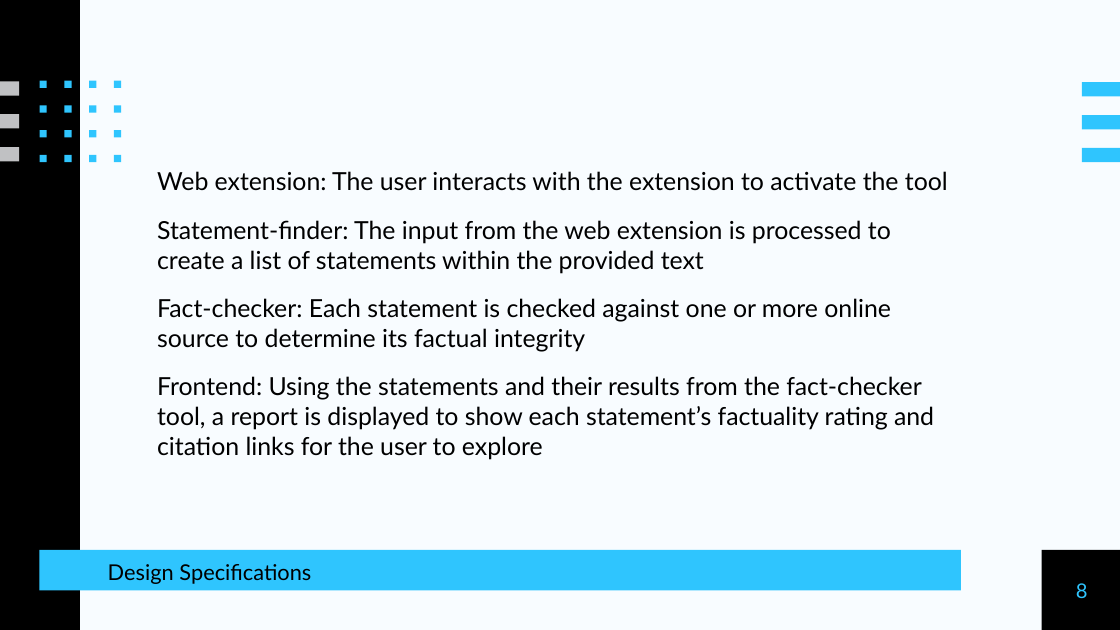
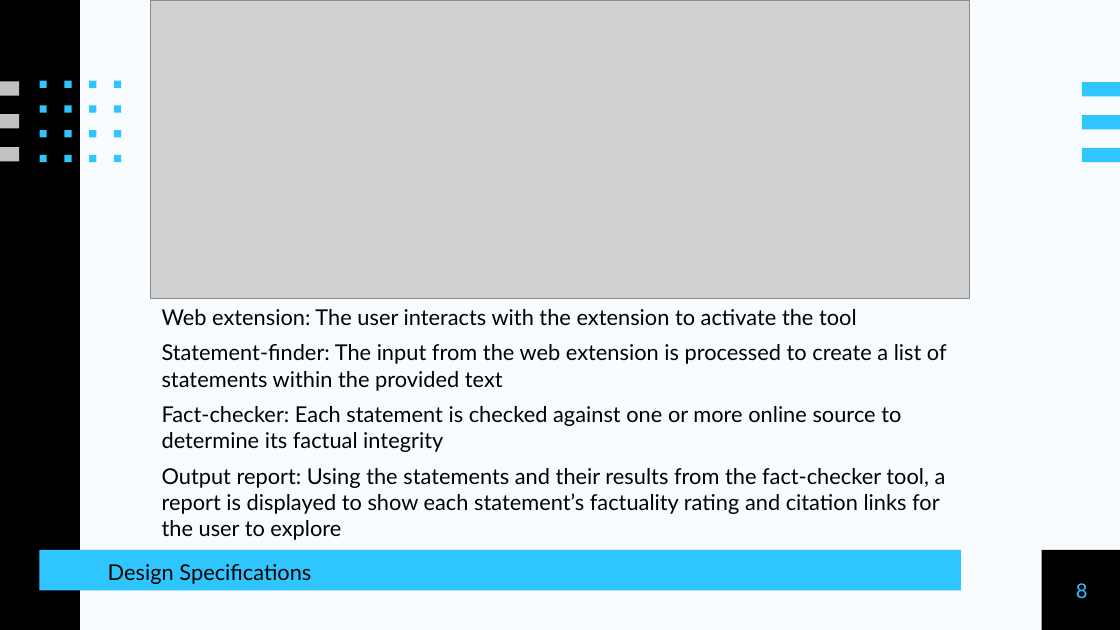
Before and after one commit to anease/senior-design, a slide deck: slide 8 of DeceptionDetective.pptx. Drawn at 1120x630 pixels with LibreOffice and Linux fonts; fonts in the diff are those of the drawing; grey boxes stand for pictures. Boxes give left, top, right and bottom in pixels: in the first picture for what was removed or moved away, otherwise in the second. Text is boxed around its words. In the diff, an @@ line names an element or a change of style, - is before the commit and + after.

```diff
--- a/DeceptionDetective.pptx
+++ b/DeceptionDetective.pptx
@@ picture added at (150,0,969,298) @@
@@ text "Web extension: The user interacts ...": place and size @@
-text "Web extension: The user interacts ..." at (157,171,948,460)
+text "Web extension: The user interacts ..." at (162,309,947,540)
@@ text at (162,309,947,452): size 16 to 14 pt in "Web extension: The user interacts with the ...", "Statement-finder: The input from the web extension ...", "Fact-checker: Each statement is checked against one ..."; less space between paragraphs @@
@@ text at (162,468,946,540): text changed; size 16 to 14 pt @@
-Frontend: Using the statements and their results from the fact-checker tool, a report is displayed to show each statement’s factuality rating and citation links for the user to explore
+Output report: Using the statements and their results from the fact-checker tool, a report is displayed to show each statement’s factuality rating and citation links for the user to explore
```
Also in this commit, not shown: 2 other slides changed.
